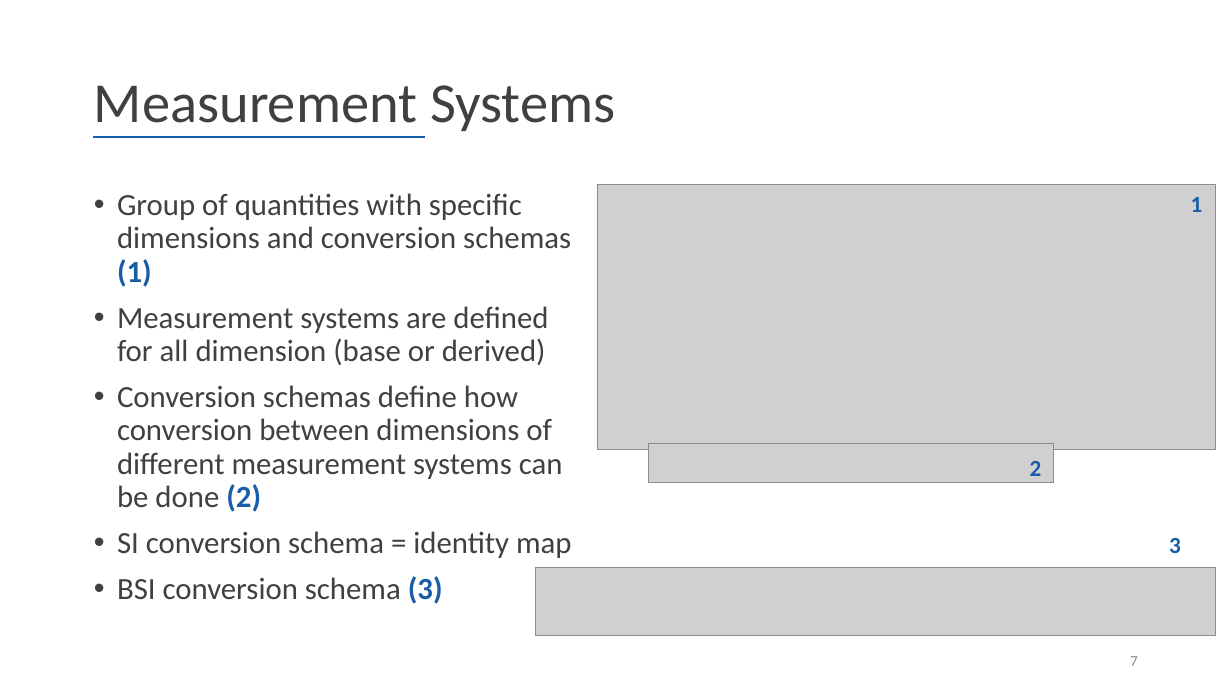
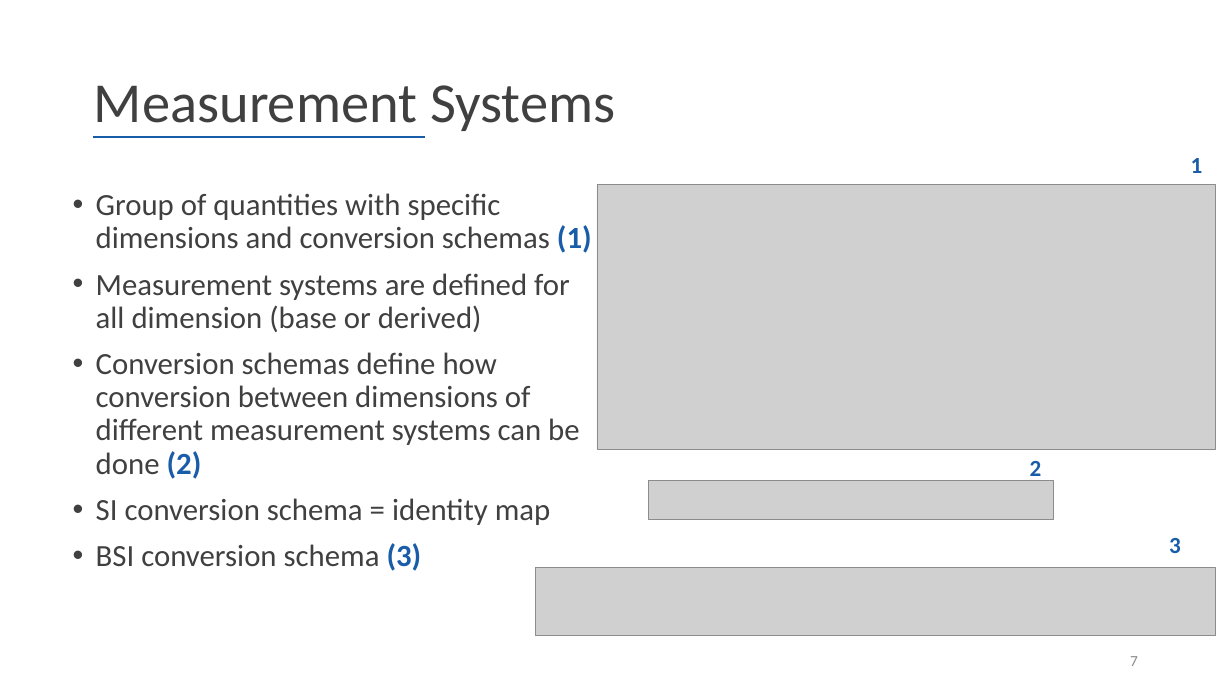
Before and after one commit to leouk/VDM_Toolkit, a slide deck: slide 7 of plugins/vdm2isa/pub/isq-lib/talk/International System of Quantities library in VDM.pptx. Drawn at 1232x693 pixels with LibreOffice and Linux fonts; fonts in the diff are those of the drawing; grey boxes stand for pictures; background and template pictures are left out. Boxes give left, top, right and bottom in pixels: in the first picture for what was removed or moved away, otherwise in the second. Text is boxed around its words. In the diff, an @@ line names an element or a change of style, - is before the commit and + after.

```diff
--- a/plugins/vdm2isa/pub/isq-lib/talk/International System of Quantities library in VDM.pptx
+++ b/plugins/vdm2isa/pub/isq-lib/talk/International System of Quantities library in VDM.pptx
@@ text "1": place and size @@
-text "1" at <box>1191,197,1203,212</box>
+text "1" at <box>1191,158,1203,173</box>
@@ text "Group of quantities with specific ..." rewrapped from <box>117,193,572,604</box> to <box>96,193,592,571</box> @@
@@ picture: place and size @@
-picture at <box>649,443,1054,482</box>
+picture at <box>649,481,1054,520</box>
```
Also in this commit, not shown: 3 other slides changed, 1 other file.
